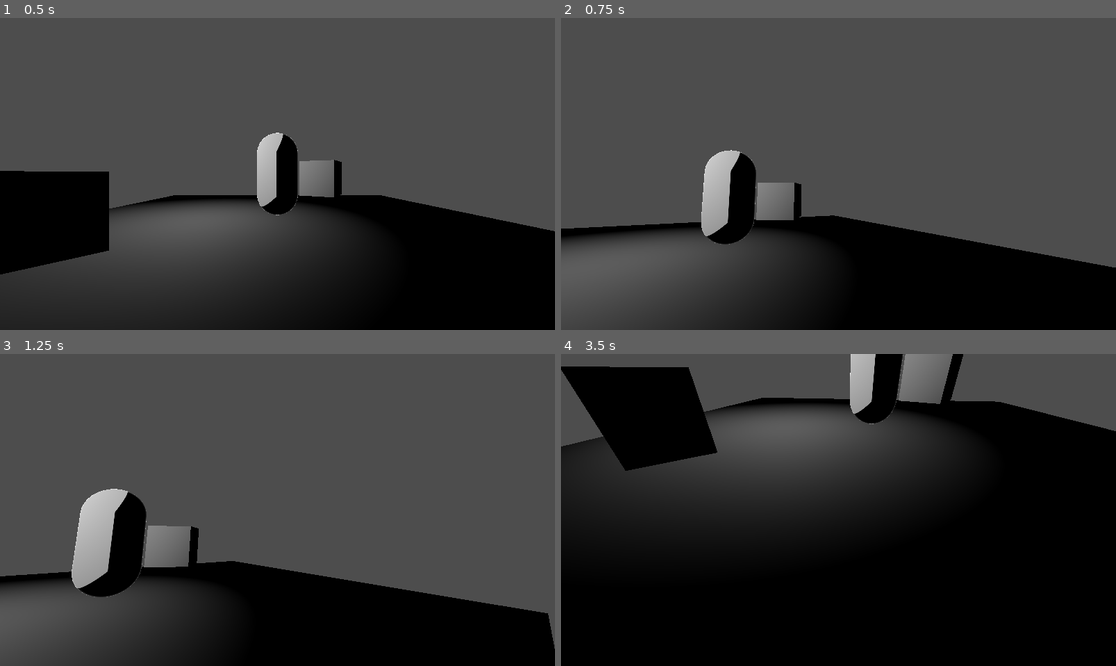
Above: before the commit, frames 1-4 (two rows, left to right).
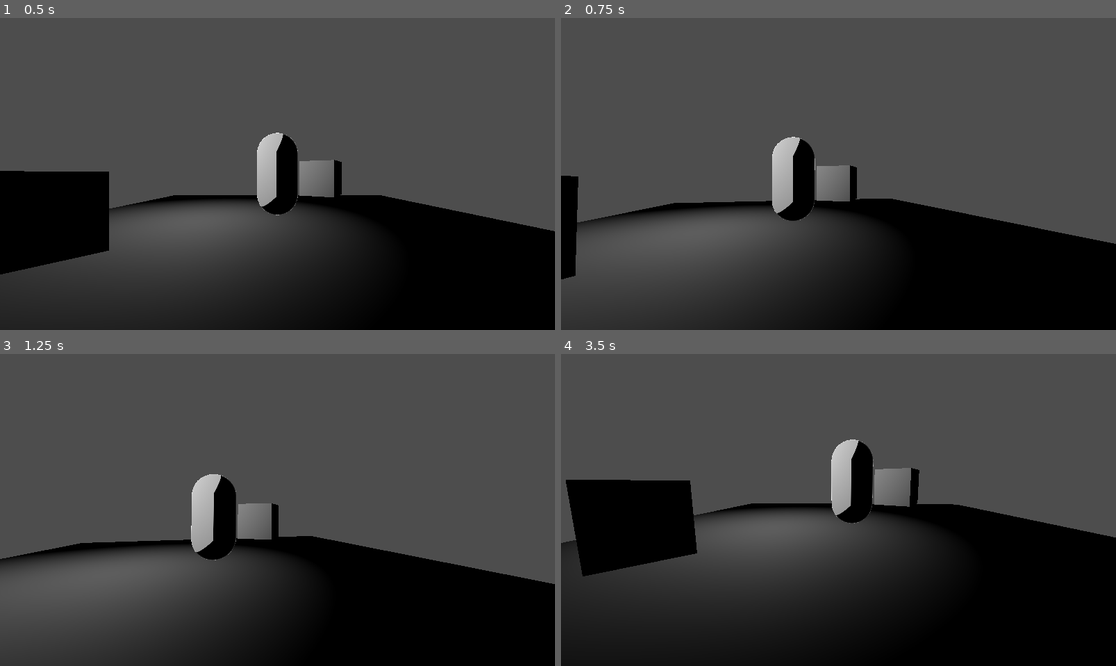
Above: after the commit, the same moments.

Repository: raiinamoor/GameOff2024
Game: Godot game, scene res://main.tscn
Two runs of this game, one before a commit and one after it. Both use one fixed random seed, a clock stepped at 60 frames per second and the inputs below.
Inputs (mouse positions are in pixels of both pictures, inside the frame that each line leads up to):
- Up to frame 1 (0.5 s): no input
- Up to frame 2 (0.75 s): tap Enter at 0.5 s; move the mouse to (960, 158) at 0.52 s; click (960, 158) at 0.67 s
- Up to frame 3 (1.25 s): no input
- Up to frame 4 (3.5 s): move the mouse to (727, 525) at 1.27 s; click (727, 525) at 1.42 s; move the mouse to (894, 441) at 2.02 s; click (894, 441) at 2.17 s; move the mouse to (810, 572) at 2.77 s; click (810, 572) at 2.92 s

Frame 1 is identical in both runs. In frame 2, 14% of the frame differs, in the area x 0-100%, y 38-87%; in frame 3, 18%; in frame 4, 52%, in the area x 0-100%, y 0-93%.

Commit message:
Reorganize the project

Diff:
--- a/test_scene.tscn
+++ b/3D/test_scene.tscn
@@ -1,6 +1,6 @@
 [gd_scene load_steps=9 format=3 uid="uid://c28lnqnub22nl"]
 
-[ext_resource type="Script" path="res://camera_rotation.gd" id="1_2klyf"]
+[ext_resource type="Script" path="res://3D/camera_rotation.gd" id="1_2klyf"]
 
 [sub_resource type="BoxMesh" id="BoxMesh_lyw6k"]
 size = Vector3(10, 1, 10)
@@ -30,6 +30,8 @@
 transform = Transform3D(1, 0, 0, 0, 1, 0, 0, 0, 1, 0, 0, 5)
 top_level = true
 script = ExtResource("1_2klyf")
+horizontal_limit_deg = 40
+vertical_limit_deg = 20
 
 [node name="RayCast3D" type="RayCast3D" parent="Camera3D"]
 transform = Transform3D(1, 0, 0, 0, 1, 0, 0, 0, 1, 0, 0, 5)
--- a/connection.tscn
+++ b/Pinboard/Connections/connection.tscn
@@ -1,12 +1,12 @@
 [gd_scene load_steps=3 format=3 uid="uid://7pnoxb7pntba"]
 
-[ext_resource type="Script" path="res://connection.gd" id="1_0uemo"]
+[ext_resource type="Script" path="res://Pinboard/Connections/connection.gd" id="1_fdr2v"]
 
 [sub_resource type="RectangleShape2D" id="RectangleShape2D_3ifr0"]
 resource_local_to_scene = true
 
 [node name="Connection" type="Area2D"]
-script = ExtResource("1_0uemo")
+script = ExtResource("1_fdr2v")
 
 [node name="Line2D" type="Line2D" parent="."]
 z_index = -1
--- a/connection_type_1.tscn
+++ b/Pinboard/Connections/connection_type_1.tscn
@@ -1,6 +1,6 @@
 [gd_scene load_steps=3 format=3 uid="uid://dtifhrtg5btvk"]
 
-[ext_resource type="PackedScene" uid="uid://7pnoxb7pntba" path="res://connection.tscn" id="1_lvjp1"]
+[ext_resource type="PackedScene" uid="uid://7pnoxb7pntba" path="res://Pinboard/Connections/connection.tscn" id="1_lvjp1"]
 
 [sub_resource type="RectangleShape2D" id="RectangleShape2D_v48ny"]
 resource_local_to_scene = true
--- a/connection_type_2.tscn
+++ b/Pinboard/Connections/connection_type_2.tscn
@@ -1,6 +1,6 @@
 [gd_scene load_steps=3 format=3 uid="uid://c5jfeeqfvni5p"]
 
-[ext_resource type="PackedScene" uid="uid://7pnoxb7pntba" path="res://connection.tscn" id="1_py702"]
+[ext_resource type="PackedScene" uid="uid://7pnoxb7pntba" path="res://Pinboard/Connections/connection.tscn" id="1_py702"]
 
 [sub_resource type="RectangleShape2D" id="RectangleShape2D_885k5"]
 resource_local_to_scene = true
--- a/connection_type_3.tscn
+++ b/Pinboard/Connections/connection_type_3.tscn
@@ -1,6 +1,6 @@
 [gd_scene load_steps=3 format=3 uid="uid://dnrkqcidoi054"]
 
-[ext_resource type="PackedScene" uid="uid://7pnoxb7pntba" path="res://connection.tscn" id="1_tenb3"]
+[ext_resource type="PackedScene" uid="uid://7pnoxb7pntba" path="res://Pinboard/Connections/connection.tscn" id="1_tenb3"]
 
 [sub_resource type="RectangleShape2D" id="RectangleShape2D_31ktk"]
 resource_local_to_scene = true
--- a/note.tscn
+++ b/Pinboard/Notes/note.tscn
@@ -1,8 +1,8 @@
 [gd_scene load_steps=4 format=3 uid="uid://cmho6kjep4bs2"]
 
 [ext_resource type="Texture2D" uid="uid://3b0iur3gcne0" path="res://icon.svg" id="1_4j8bh"]
-[ext_resource type="Script" path="res://note.gd" id="2_84h03"]
-[ext_resource type="PackedScene" uid="uid://7pnoxb7pntba" path="res://connection.tscn" id="3_q785b"]
+[ext_resource type="Script" path="res://Pinboard/Notes/note.gd" id="2_84h03"]
+[ext_resource type="PackedScene" uid="uid://7pnoxb7pntba" path="res://Pinboard/Connections/connection.tscn" id="3_q785b"]
 
 [node name="Note" type="Button" groups=["notes"]]
 offset_right = 136.0
--- a/ui_layer.tscn
+++ b/Pinboard/ui_layer.tscn
@@ -1,14 +1,14 @@
 [gd_scene load_steps=3 format=3 uid="uid://basecxo85ojpp"]
 
-[ext_resource type="Script" path="res://pin_board.gd" id="1_381r3"]
-[ext_resource type="PackedScene" uid="uid://cmho6kjep4bs2" path="res://note.tscn" id="1_ceom7"]
+[ext_resource type="Script" path="res://Pinboard/pin_board.gd" id="1_c2mbc"]
+[ext_resource type="PackedScene" uid="uid://cmho6kjep4bs2" path="res://Pinboard/Notes/note.tscn" id="2_b4mnt"]
 
 [node name="UILayer" type="CanvasLayer"]
 
 [node name="PinBoard" type="Control" parent="."]
 layout_mode = 3
 anchors_preset = 0
-script = ExtResource("1_381r3")
+script = ExtResource("1_c2mbc")
 clusters = Array[Dictionary]([{
 NodePath("Note"): {
 NodePath("Note2"): 1,
@@ -19,28 +19,28 @@
 }
 }])
 
-[node name="Note" parent="PinBoard" instance=ExtResource("1_ceom7")]
+[node name="Note" parent="PinBoard" instance=ExtResource("2_b4mnt")]
 layout_mode = 1
 offset_left = 143.0
 offset_top = 301.0
 offset_right = 279.0
 offset_bottom = 437.0
 
-[node name="Note2" parent="PinBoard" instance=ExtResource("1_ceom7")]
+[node name="Note2" parent="PinBoard" instance=ExtResource("2_b4mnt")]
 layout_mode = 1
 offset_left = 585.0
 offset_top = 181.0
 offset_right = 721.0
 offset_bottom = 317.0
 
-[node name="Note3" parent="PinBoard" instance=ExtResource("1_ceom7")]
+[node name="Note3" parent="PinBoard" instance=ExtResource("2_b4mnt")]
 layout_mode = 1
 offset_left = 374.0
 offset_top = 124.0
 offset_right = 510.0
 offset_bottom = 260.0
 
-[node name="Note4" parent="PinBoard" instance=ExtResource("1_ceom7")]
+[node name="Note4" parent="PinBoard" instance=ExtResource("2_b4mnt")]
 layout_mode = 1
 offset_left = 190.0
 offset_top = 69.0
--- a/main.tscn
+++ b/main.tscn
@@ -1,6 +1,6 @@
 [gd_scene load_steps=2 format=3 uid="uid://c5h4kju0x1ghv"]
 
-[ext_resource type="PackedScene" uid="uid://c28lnqnub22nl" path="res://test_scene.tscn" id="2_1x0it"]
+[ext_resource type="PackedScene" uid="uid://c28lnqnub22nl" path="res://3D/test_scene.tscn" id="2_1x0it"]
 
 [node name="Main" type="Node3D"]
 
--- a/project.godot
+++ b/project.godot
@@ -14,6 +14,13 @@
 run/main_scene="res://main.tscn"
 config/features=PackedStringArray("4.3", "Forward Plus")
 config/icon="res://icon.svg"
+
+[file_customization]
+
+folder_colors={
+"res://3D/": "purple",
+"res://Pinboard/": "red"
+}
 
 [input]
 
Renamed: camera_rotation.gd -> 3D/camera_rotation.gd
Renamed: connection.gd -> Pinboard/Connections/connection.gd
Renamed: note.gd -> Pinboard/Notes/note.gd
Renamed: pin_board.gd -> Pinboard/pin_board.gd
